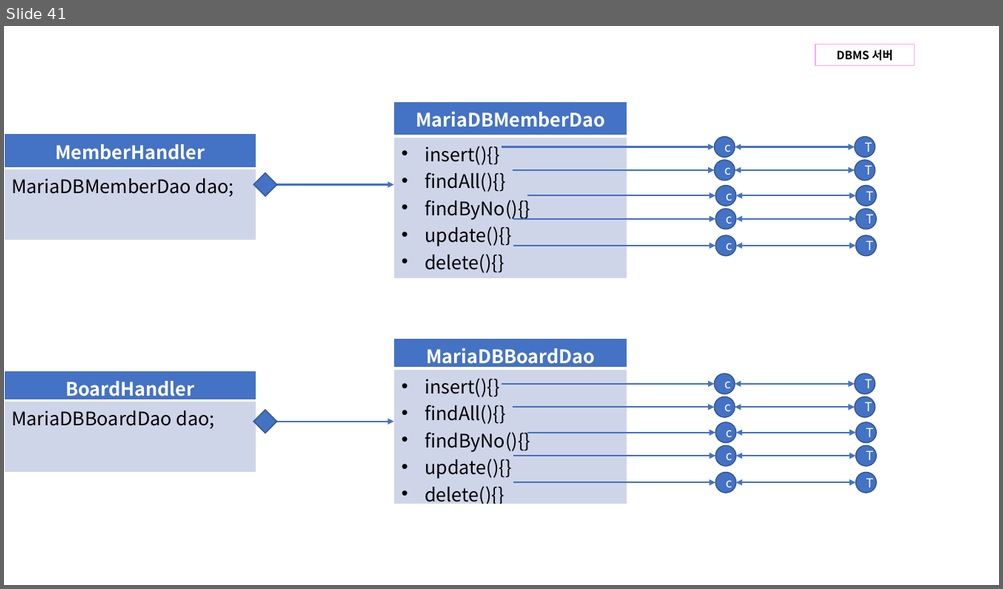
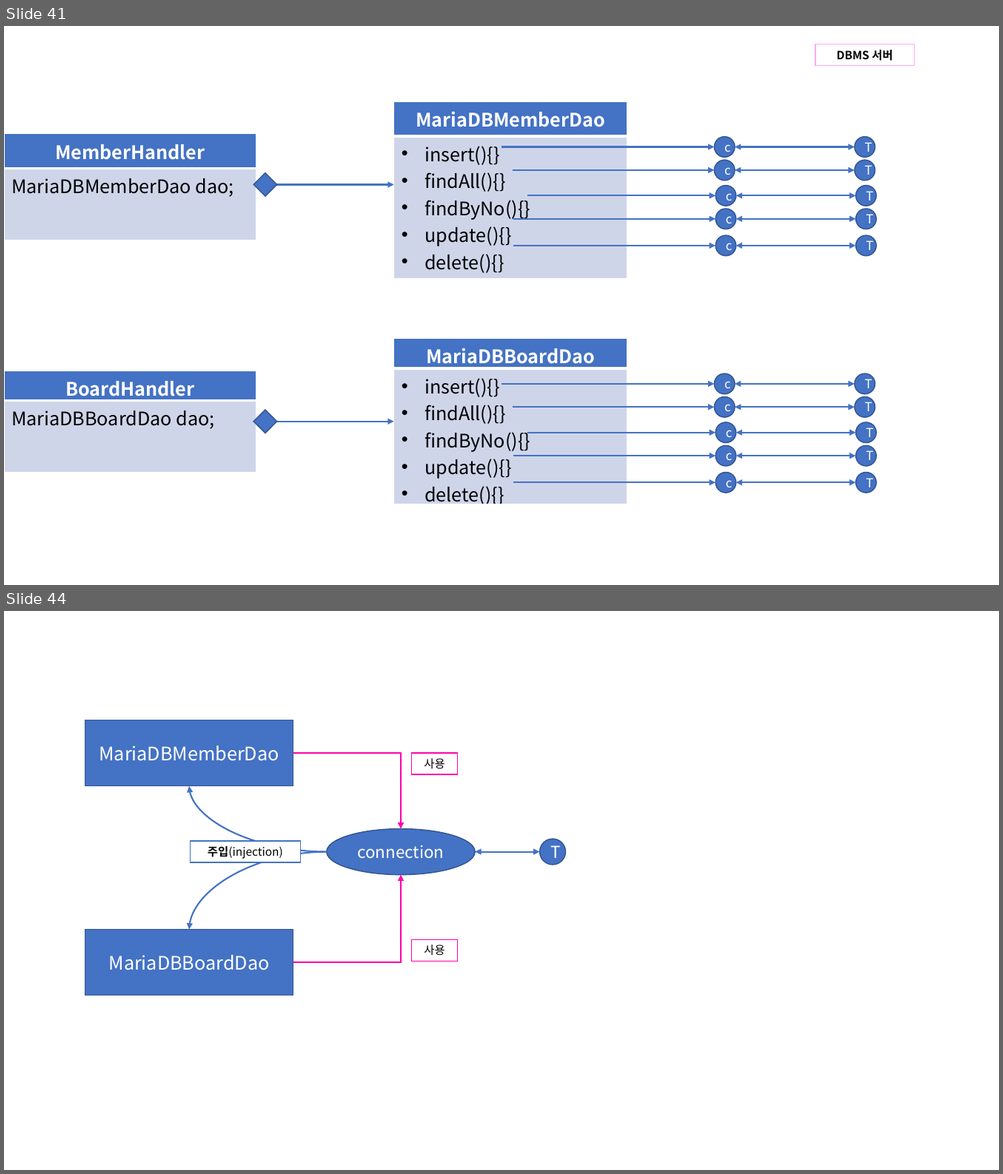
Before and after one commit to Dingadung/2022-study-workspace, a slide deck: study-note/데이터베이스/2022-09-08 내용정리.pptx. Shown one above the other, each under a label of ours: slide 41 before the commit, slides 41 and 44 after it; the slides between them are not shown. The pictures are 1003x589 and 1003x1174 pixels, drawn with LibreOffice and Linux fonts; fonts in the diff are those of the drawing. Boxes give left, top, right and bottom in pixels: in the first picture for what was removed or moved away, otherwise in the second. Text is boxed around its words. In the diff, an @@ line names an element or a change of style, - is before the commit and + after.

```diff
--- a/study-note/데이터베이스/2022-09-08 내용정리.pptx
+++ b/study-note/데이터베이스/2022-09-08 내용정리.pptx
@@ slide 44 added at bbox=[4, 611, 999, 1170], background #FFFFFF @@
@@ rectangle added at bbox=[85, 720, 293, 786], fill #4472C4, outline #325491 1 pt, 18 pt, text #FFFFFF @@
+MariaDBMemberDao
@@ elbow arrow added from (293, 754) to (401, 829), #FF00A8 1.5 pt @@
@@ rectangle added at bbox=[412, 754, 457, 775], fill #FFFFFF, outline #FF00A8 1 pt, 11 pt, text #000000 @@
+사용
@@ curved arrow added from (327, 852) to (189, 786), #4472C4 1.5 pt @@
@@ ellipse added at bbox=[327, 829, 475, 875], fill #4472C4, outline #325491 1 pt, 16 pt, text #FFFFFF @@
+connection
@@ curved arrow added from (327, 852) to (189, 930), #4472C4 1.5 pt @@
@@ rectangle added at bbox=[190, 842, 300, 863], fill #FFFFFF, outline #4472C4 1 pt, 11 pt, text #000000 @@
+주입(injection)
@@ double arrow added from (475, 852) to (540, 852), #4472C4 1.5 pt @@
@@ ellipse added at bbox=[540, 840, 566, 866], fill #4472C4, outline #325491 1 pt, 16 pt, text #FFFFFF @@
+T
@@ elbow arrow added from (293, 963) to (401, 875), #FF00A8 1.5 pt @@
@@ rectangle added at bbox=[85, 930, 293, 996], fill #4472C4, outline #325491 1 pt, 18 pt, text #FFFFFF @@
+MariaDBBoardDao
@@ rectangle added at bbox=[412, 940, 457, 962], fill #FFFFFF, outline #FF00A8 1 pt, 11 pt, text #000000 @@
+사용
```
Also in this commit, not shown: 5 other slides added, 5 slides removed, 1 other file.
